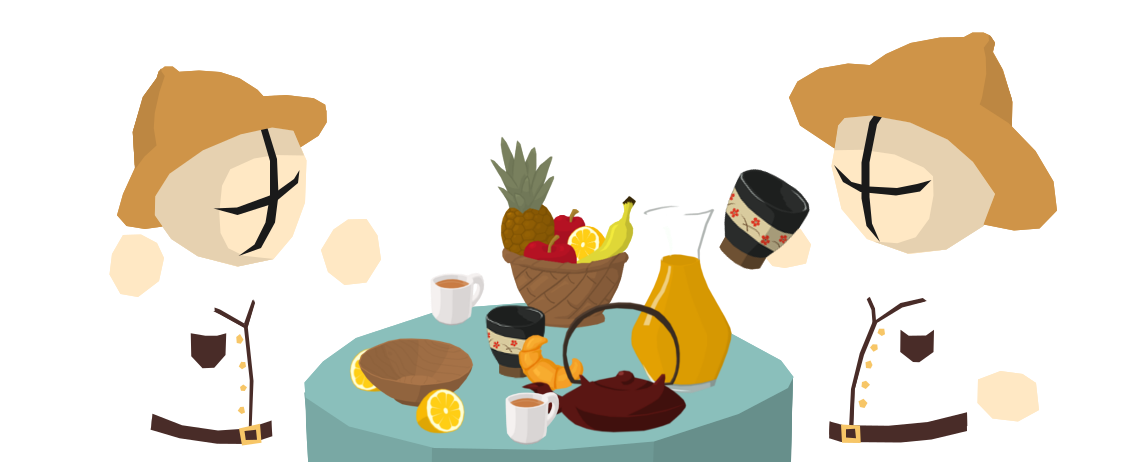
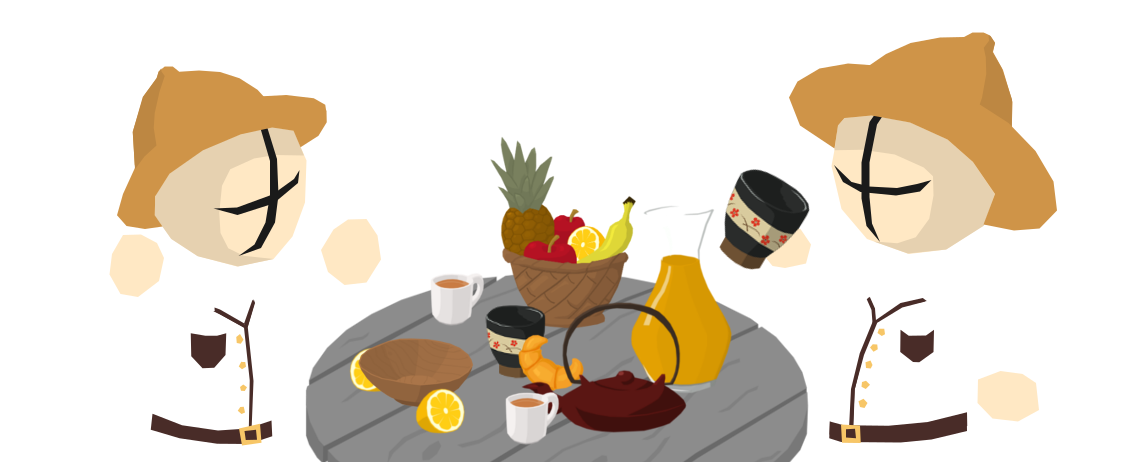
Layered file, before and after one edit (1128px x 462px). Changes by layer:
hid "Visible" over [109, 32, 1057, 462]
added layer "Calque Copié #12" above "Calque #1" over [305, 272, 809, 462]
hid "Calque #1" over [304, 301, 794, 450]
hid "Calque #2" over [304, 376, 793, 462]
